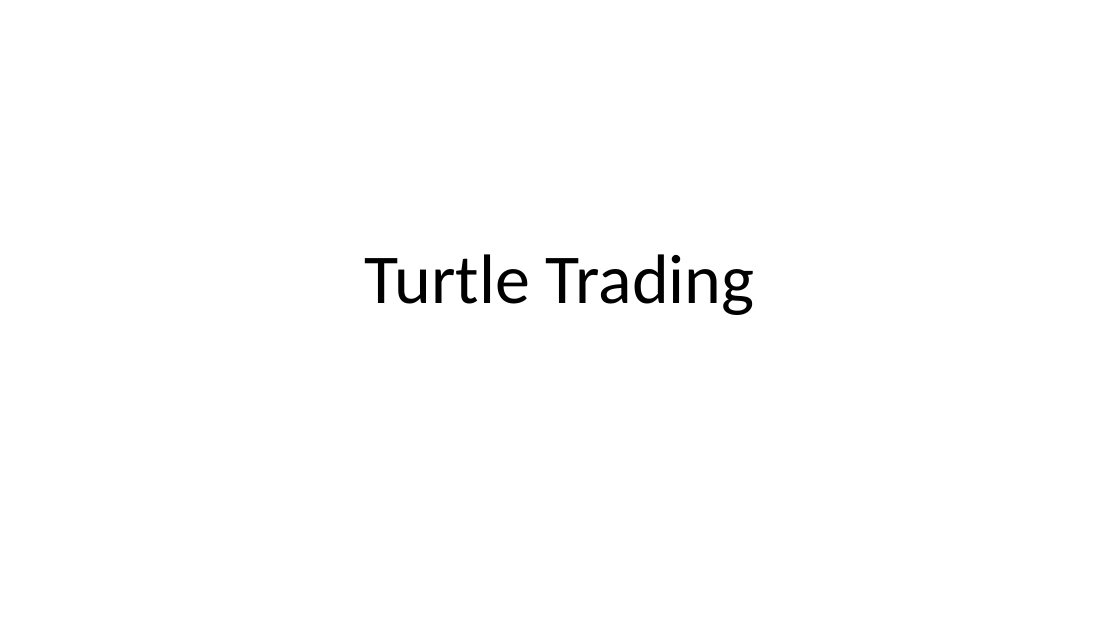
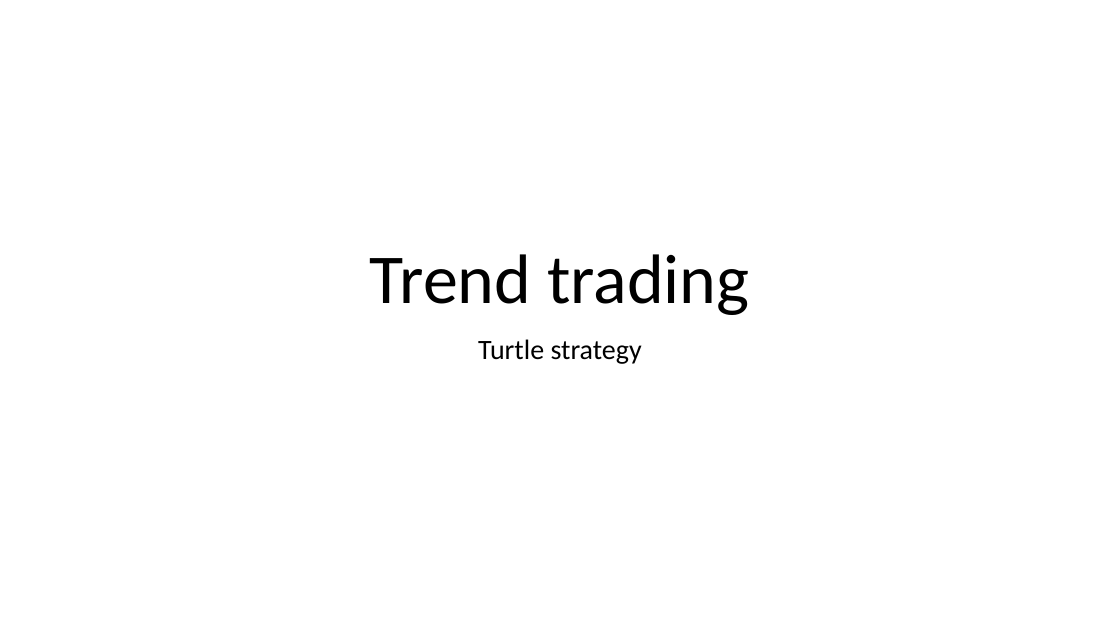
Before and after one commit to thtang/MATLAB-Quantitative-Finance, a slide deck: slide 1 of MATLAB_Quant_book/Chapter 13/Turtle Trading.pptx. Drawn at 1120x630 pixels with LibreOffice and Linux fonts; fonts in the diff are those of the drawing. Boxes give left, top, right and bottom in pixels: in the first picture for what was removed or moved away, otherwise in the second. Text is boxed around its words. In the diff, an @@ line names an element or a change of style, - is before the commit and + after.

```diff
--- a/MATLAB_Quant_book/Chapter 13/Turtle Trading.pptx
+++ b/MATLAB_Quant_book/Chapter 13/Turtle Trading.pptx
@@ title at (x1=370, y1=254, x2=749, y2=315): text changed @@
-Turtle Trading
+Trend trading
@@ subtitle added at (x1=478, y1=339, x2=642, y2=364), 24 pt, text #000000 @@
+Turtle strategy
```
Also in this commit, not shown: 9 slides added, 1 slide removed, 43 other files.
